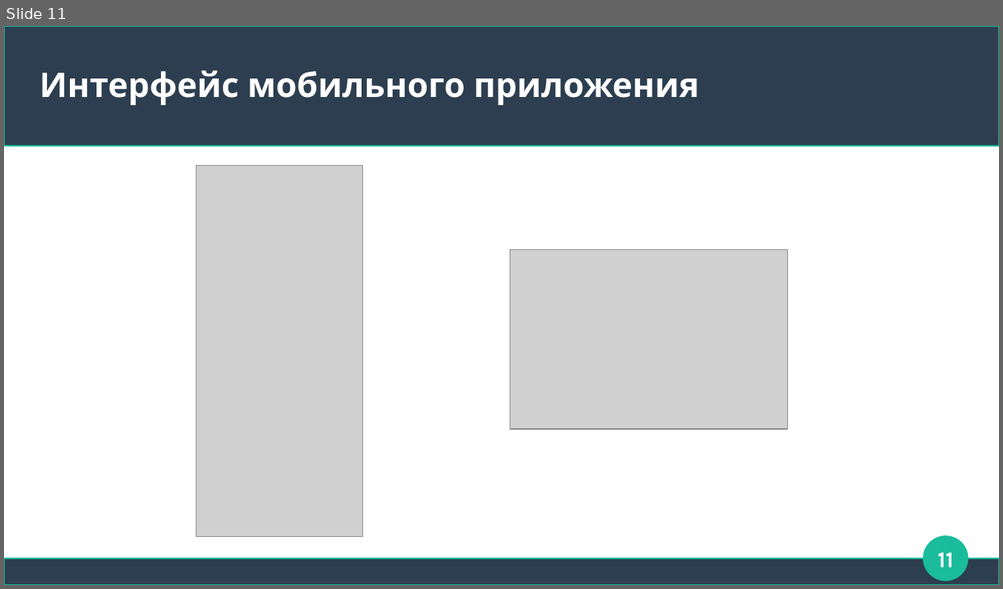
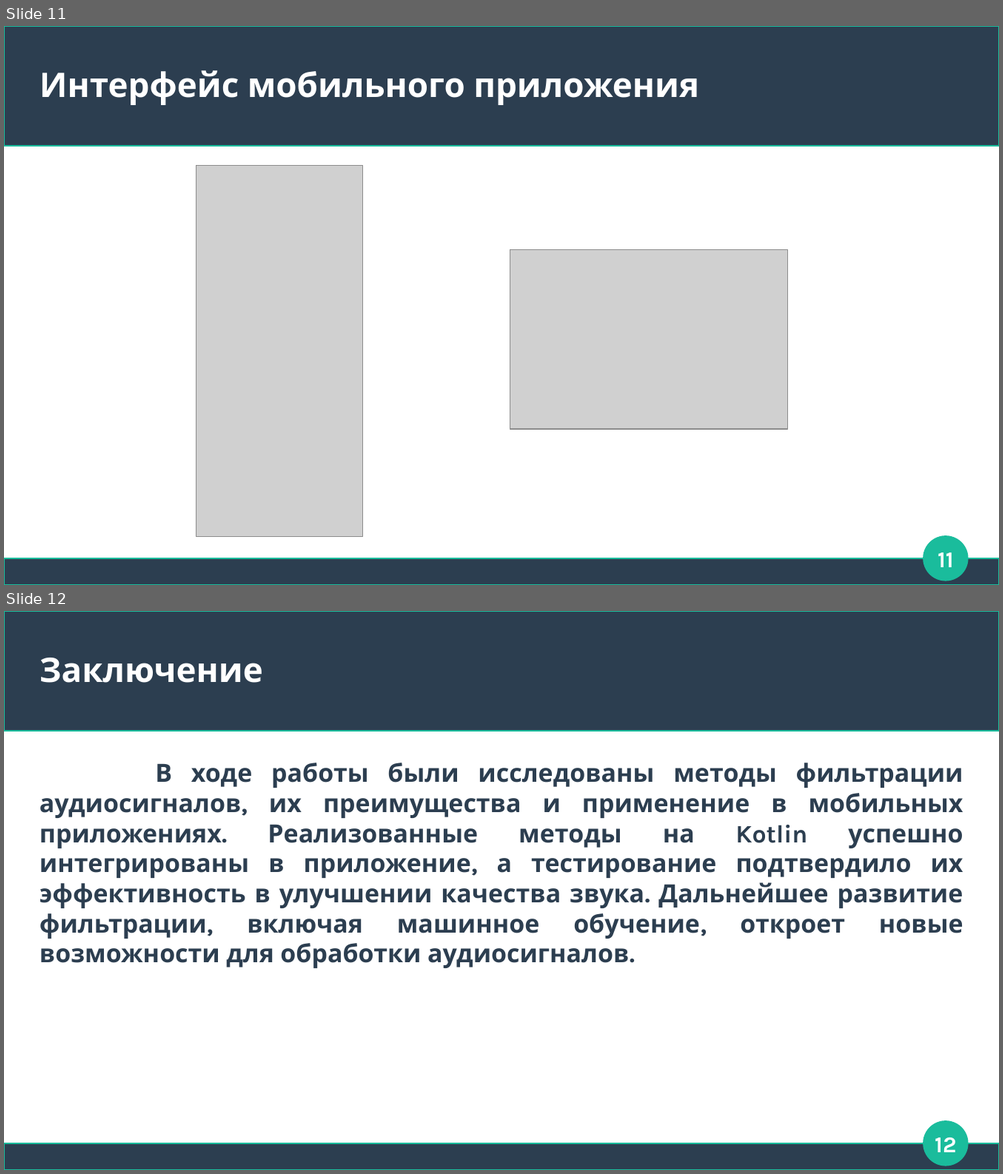
Before and after one commit to AndreyKaranik/iu9-education, a slide deck: course-work-7/presentation.odp. Shown one above the other, each under a label of ours: slide 11 before the commit, slides 11 and 12 after it. The pictures are 1003x589 and 1003x1174 pixels, drawn with LibreOffice and Linux fonts; fonts in the diff are those of the drawing; grey boxes stand for pictures. Boxes give left, top, right and bottom in pixels: in the first picture for what was removed or moved away, otherwise in the second. Text is boxed around its words. In the diff, an @@ line names an element or a change of style, - is before the commit and + after.

```diff
--- a/course-work-7/presentation.odp
+++ b/course-work-7/presentation.odp
@@ slide 12 added at (4, 611, 999, 1170), background #FFFFFF; not listed: 3 template elements that a slide beside it also shows @@
@@ title added at (40, 658, 263, 683), 27 pt, text #FFFFFF, bold @@
+Заключение
@@ text added at (40, 763, 963, 968), 20 pt, text #2C3E50, bold @@
+В ходе работы были исследованы методы фильтрации аудиосигналов, их преимущества и применение в мобильных приложениях. Реализованные методы на Kotlin успешно интегрированы в приложение, а тестирование подтвердило их эффективность в улучшении качества звука. Дальнейшее развитие фильтрации, включая машинное обучение, откроет новые возможности для обработки аудиосигналов.
@@ page number added at (934, 1138, 956, 1153), 18 pt, text #FFFFFF, bold @@
+12
```
Also in this commit, not shown: 7 slides changed, 1 slide removed, 5 other files.
